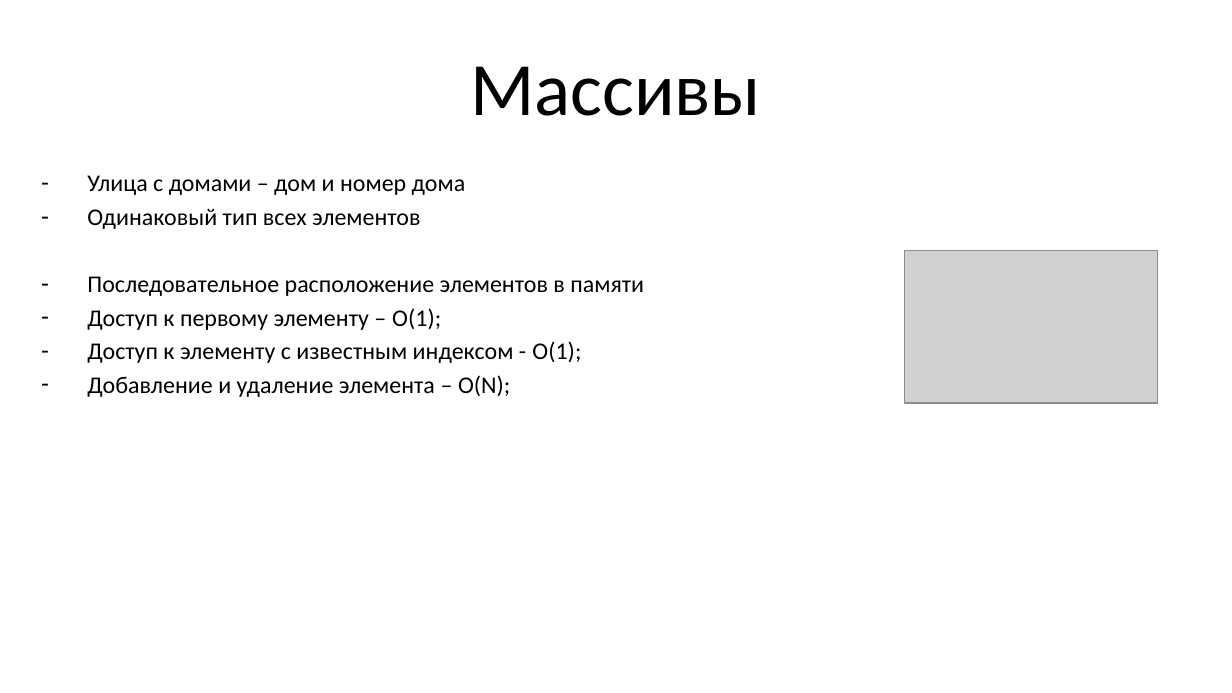
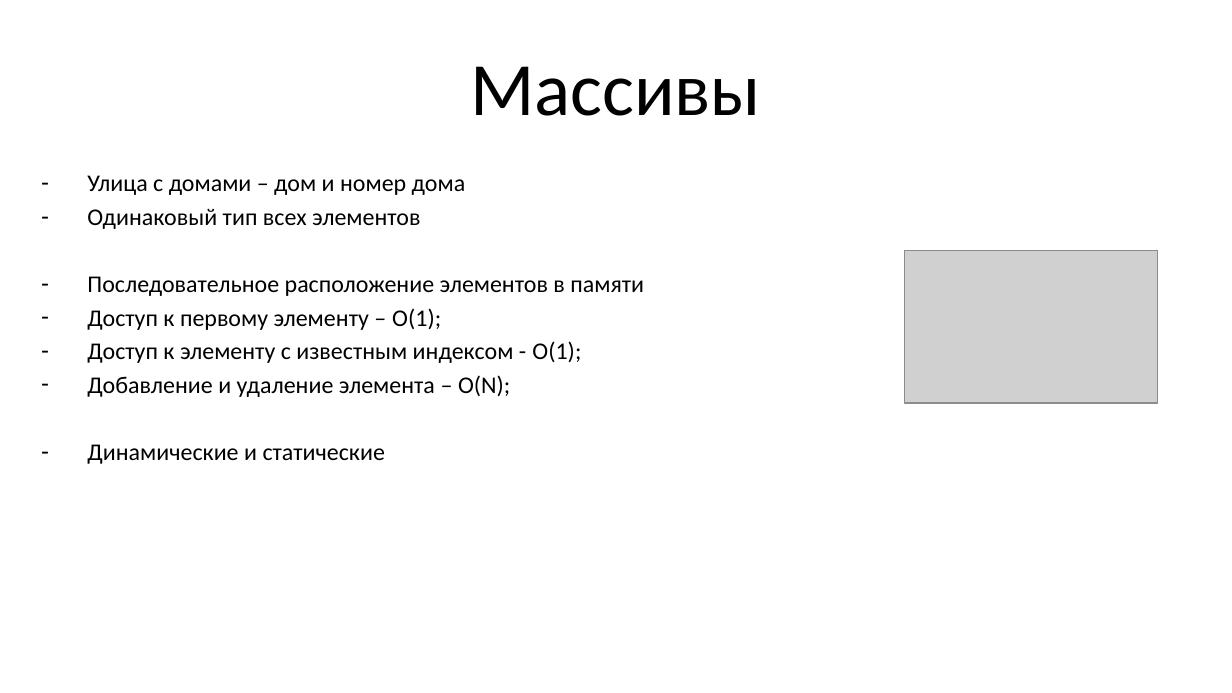
Before and after one commit to littmir/algorithms-presentation, a slide deck: slide 4 of algorithms-presentation.pptx. Drawn at 1232x693 pixels with LibreOffice and Linux fonts; fonts in the diff are those of the drawing; grey boxes stand for pictures. Boxes give left, top, right and bottom in pixels: in the first picture for what was removed or moved away, otherwise in the second. Text is boxed around its words. In the diff, an @@ line names an element or a change of style, - is before the commit and + after.

```diff
--- a/algorithms-presentation.pptx
+++ b/algorithms-presentation.pptx
@@ text at (x1=87, y1=444, x2=385, y2=464): paragraph added @@
+– Динамические и статические
```
Also in this commit, not shown: 2 slides added, 1 slide removed.
